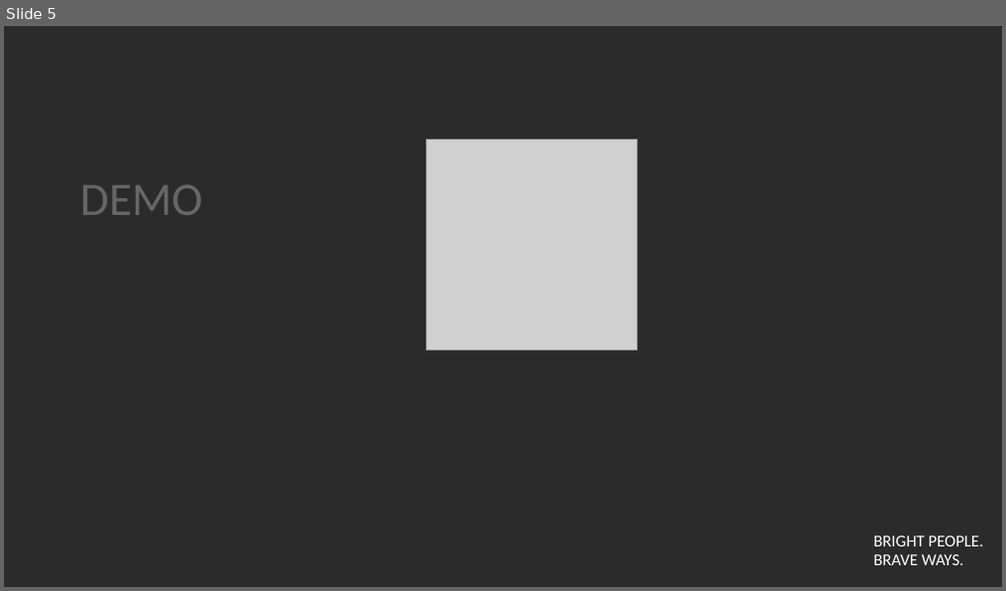
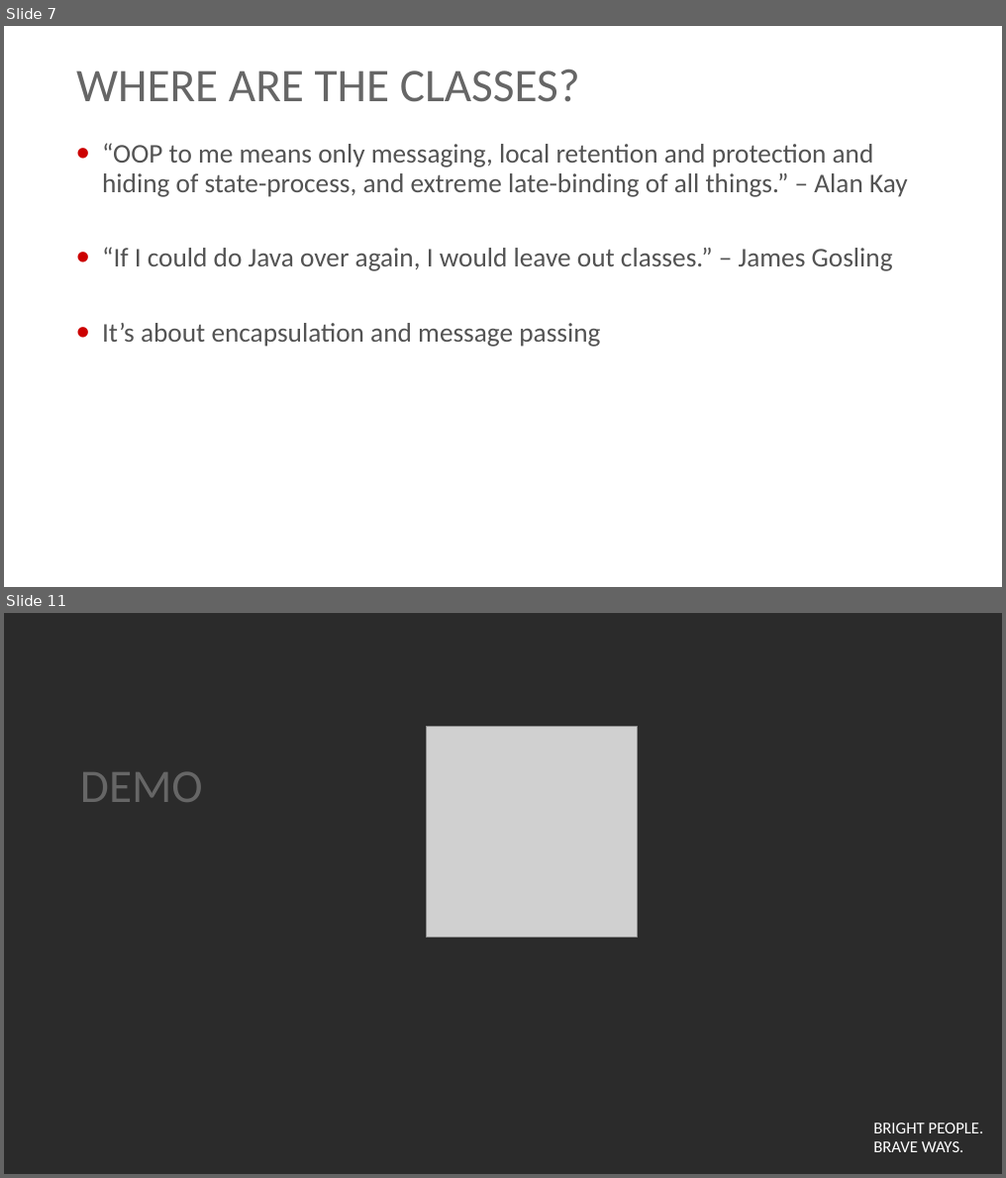
Before and after one commit to georgiyolovski/elixir-tech-talk, a slide deck: Elixir Tech Talk.pptx. Shown one above the other, each under a label of ours: slide 5 before the commit, slides 7 and 11 after it; the slides between them are not shown. The pictures are 1006x591 and 1006x1178 pixels, drawn with LibreOffice and Linux fonts; fonts in the diff are those of the drawing; grey boxes stand for pictures; background and template pictures are left out; a plain dark background stands for a picture behind light text. Boxes give left, top, right and bottom in pixels: in the first picture for what was removed or moved away, otherwise in the second. Text is boxed around its words. In the diff, an @@ line names an element or a change of style, - is before the commit and + after.

```diff
--- a/Elixir Tech Talk.pptx
+++ b/Elixir Tech Talk.pptx
@@ slide 7 added at (x1=4, y1=26, x2=1002, y2=587), background #FFFFFF; not listed: 1 template element that a slide beside it also shows @@
@@ title added at (x1=76, y1=69, x2=580, y2=102), 45 pt, text #666666 @@
+WHERE ARE THE CLASSES?
@@ text added at (x1=102, y1=143, x2=908, y2=347), 26 pt, text #535353 @@
+• “OOP to me means only messaging, local retention and protection and hiding of state-process, and extreme late-binding of all things.” – Alan Kay
+• “If I could do Java over again, I would leave out classes.” – James Gosling
+• It’s about encapsulation and message passing
@@ what was slide 5 is now slide 11 @@
```
Also in this commit, not shown: 2 slides changed, 7 other slides added.
